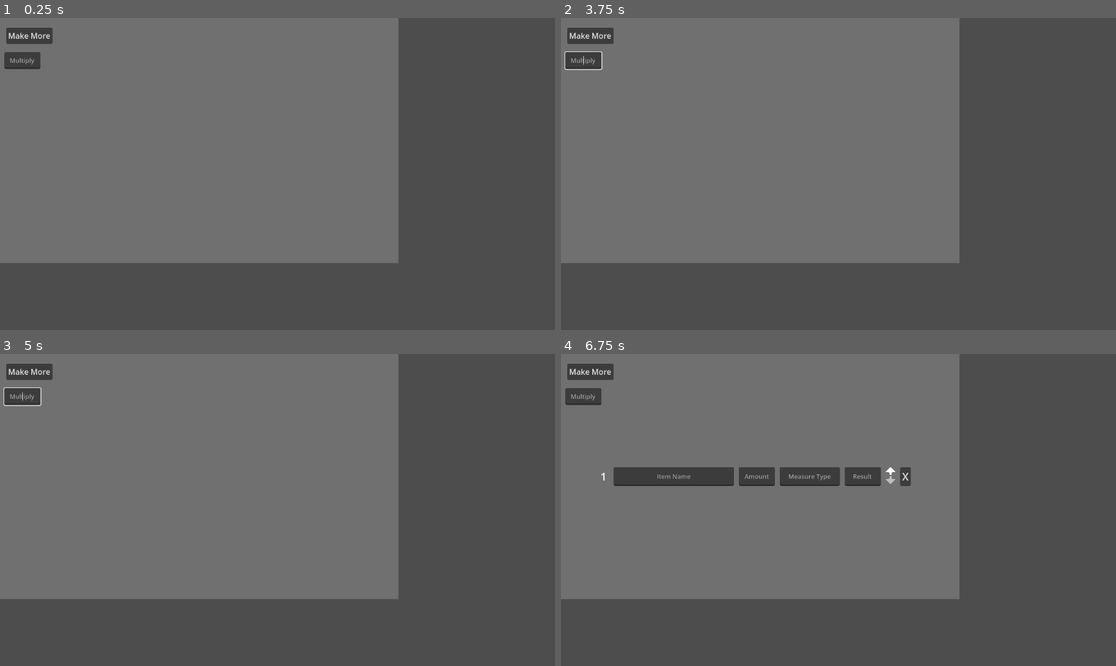
Above: before the commit, frames 1-4 (two rows, left to right).
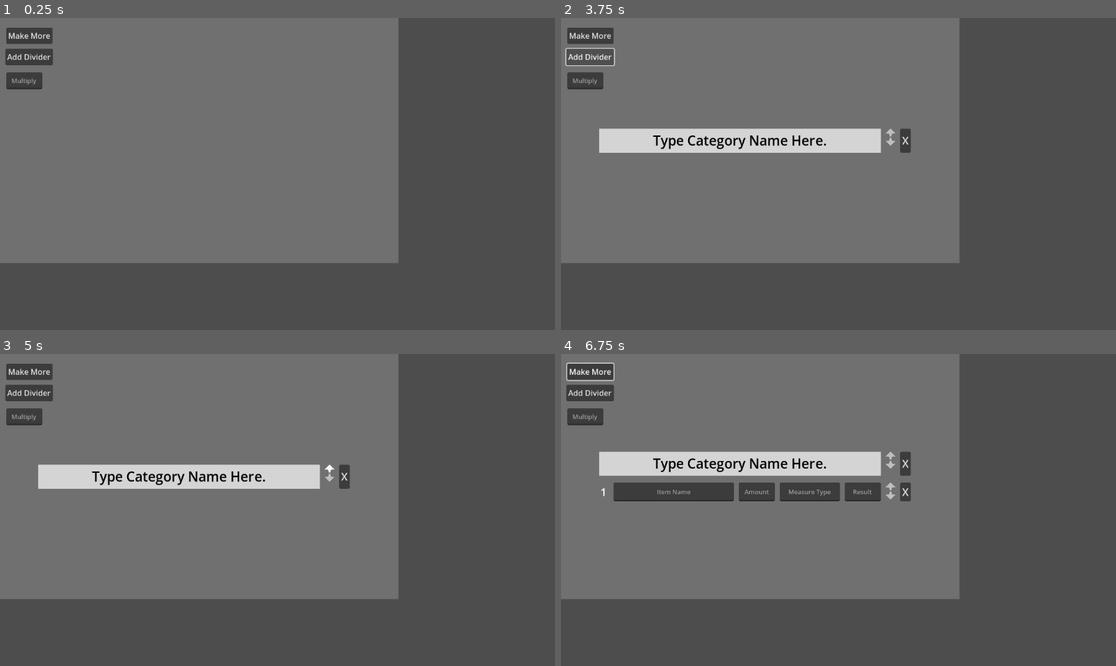
Above: after the commit, the same moments.

Repository: magicono43/Godot-4_Recipe-Assist-Tool
Game: Godot game, scene res://Scenes/Second_Scene.tscn
Same seed, same stepped clock (60 frames per second), same inputs: the game is played once before the commit and once after it. The project has no main scene, so this scene is started directly.
Inputs (mouse positions are in pixels of both pictures, inside the frame that each line leads up to):
- Up to frame 1 (0.25 s): no input
- Up to frame 2 (3.75 s): click "Make More" at 0.5 s; click (672, 139) at 1.27 s; type "Alex" at 1.35 s; click (755, 139) at 1.5 s; type "12" at 1.58 s; click (810, 139) at 1.73 s; type "12" at 1.82 s; click (860, 139) at 2.02 s; type "12" at 2.1 s; click "X" at 2.75 s; click (588, 55) at 3.5 s, where only the run after the commit has a clickable "Add Divider"
- Up to frame 3 (5 s): click (327, 469) at 4.27 s
- Up to frame 4 (6.75 s): click (888, 478) at 5.02 s; click "Make More" at 5.75 s; click (888, 472) at 6.52 s

The runs differ from the first frame. In frame 1, 0.7% of the frame differs, in the area x 0-10%, y 9-23%; in frame 2, 4.8%; in frame 3, 4.8%; in frame 4, 8.1%, in the area x 0-64%, y 2-48%.

Commit message:
Added Very Basic "Category Dividers" Button, 10/18/2025
Added Very Basic "Category Dividers" Button. What this does is add instead of a new entry to the ingredient list, it adds a "spacer" entry basically that had a large font and a place to put a name for a sub-category in a recipe or whatever. Say if you wanted 2 different sections for the ingredients, 1 for "Cake Batter" the other for "Frosting" or something like that, these "Spacer" entries allow for doing that, might polish this a slight bit more next time, if not I'll just think of and start work on the next feature, will see, 10/18/2025.

Diff:
--- a/Scenes/Second_Scene.tscn
+++ b/Scenes/Second_Scene.tscn
@@ -41,13 +41,22 @@
 action_mode = 0
 text = "Make More"
 
+[node name="Button2" type="Button" parent="."]
+layout_mode = 0
+offset_left = 11.0
+offset_top = 64.0
+offset_right = 110.0
+offset_bottom = 98.0
+action_mode = 0
+text = "Add Divider"
+
 [node name="LineEdit" type="LineEdit" parent="."]
 custom_minimum_size = Vector2(75, 35)
 layout_mode = 0
-offset_left = 9.0
-offset_top = 71.0
-offset_right = 84.0
-offset_bottom = 106.0
+offset_left = 13.0
+offset_top = 113.0
+offset_right = 88.0
+offset_bottom = 148.0
 script = ExtResource("2_2wqj3")
 
 [node name="Panel" type="Panel" parent="."]
@@ -64,4 +73,5 @@
 offset_bottom = 40.0
 script = ExtResource("4_2wqj3")
 
-[connection signal="pressed" from="Button" to="ScrollContainer/VBoxContainer" method="_on_button_pressed"]
+[connection signal="pressed" from="Button" to="ScrollContainer/VBoxContainer" method="_on_make_more_button_pressed"]
+[connection signal="pressed" from="Button2" to="ScrollContainer/VBoxContainer" method="_on_add_divider_button_pressed"]
--- a/Scripts/v_box_container.gd
+++ b/Scripts/v_box_container.gd
@@ -7,7 +7,7 @@
 	new_entry_created.connect(_on_new_entry_created)
 	entry_deleted.connect(_on_entry_deleted)
 
-func _on_button_pressed() -> void:
+func _on_make_more_button_pressed() -> void:
 
 	var custom_h_box_container = preload("res://Scripts/CustomHBoxContainer.gd").new()
 	add_child(custom_h_box_container)
@@ -89,6 +89,59 @@
 
 	emit_signal("new_entry_created", custom_h_box_container)
 
+func _on_add_divider_button_pressed() -> void:
+
+	var custom_h_box_container = preload("res://Scripts/CustomHBoxContainer.gd").new()
+	custom_h_box_container.custom_minimum_size = Vector2(550, 50)
+	add_child(custom_h_box_container)
+
+	var line_edit_1 = LineEdit.new()
+	line_edit_1.placeholder_text = "Type Category Name Here."
+	line_edit_1.alignment = HORIZONTAL_ALIGNMENT_CENTER
+	line_edit_1.custom_minimum_size = Vector2(585, 50)
+	line_edit_1.size_flags_horizontal = Control.SIZE_SHRINK_CENTER
+	line_edit_1.add_theme_font_size_override("font_size", 28)
+	line_edit_1.add_theme_color_override("font_color", Color(0, 0, 0))
+	line_edit_1.add_theme_color_override("font_placeholder_color", Color(0, 0, 0))
+	var styleBoxFlat_1: StyleBoxFlat = StyleBoxFlat.new()
+	styleBoxFlat_1.bg_color = Color(255, 255, 255, 0.7)
+	line_edit_1.add_theme_stylebox_override("normal", styleBoxFlat_1)
+	custom_h_box_container.add_child(line_edit_1)
+
+	var arrow_buttons_container = VBoxContainer.new()
+	arrow_buttons_container.custom_minimum_size = Vector2(20, 35)
+	arrow_buttons_container.size_flags_horizontal = Control.SIZE_SHRINK_CENTER
+	arrow_buttons_container.add_theme_constant_override("separation", 3)
+	arrow_buttons_container.clip_contents = true
+	custom_h_box_container.add_child(arrow_buttons_container)
+	var move_up_button = TextureButton.new()
+	move_up_button.texture_normal = load("res://Textures/Up_Arrow_Normal.png")
+	move_up_button.texture_hover = load("res://Textures/Up_Arrow_Hover.png")
+	move_up_button.texture_pressed = load("res://Textures/Up_Arrow_Pressed.png")
+	move_up_button.custom_minimum_size = Vector2(20, 16)
+	move_up_button.stretch_mode = TextureButton.STRETCH_KEEP
+	arrow_buttons_container.add_child(move_up_button)
+	move_up_button.pressed.connect(_on_change_order_pressed.bind(move_up_button, true))
+	var move_down_button = TextureButton.new()
+	move_down_button.texture_normal = load("res://Textures/Down_Arrow_Normal.png")
+	move_down_button.texture_hover = load("res://Textures/Down_Arrow_Hover.png")
+	move_down_button.texture_pressed = load("res://Textures/Down_Arrow_Pressed.png")
+	move_down_button.custom_minimum_size = Vector2(20, 16)
+	move_down_button.stretch_mode = TextureButton.STRETCH_KEEP
+	arrow_buttons_container.add_child(move_down_button)
+	move_down_button.pressed.connect(_on_change_order_pressed.bind(move_down_button, false))
+
+	var button_1 = Button.new() # Remove Entry Button
+	button_1.text = "X"
+	button_1.name = "RemoveButton"
+	button_1.custom_minimum_size = Vector2(20, 35)
+	button_1.size_flags_horizontal = Control.SIZE_SHRINK_CENTER
+	button_1.add_theme_font_size_override("font_size", 22)
+	custom_h_box_container.add_child(button_1)
+	button_1.pressed.connect(_on_remove_pressed.bind(button_1))
+
+	emit_signal("new_entry_created", custom_h_box_container)
+
 func _on_new_entry_created(newNode: Node):
 	await get_tree().process_frame
 	_update_label_numbers()
@@ -115,7 +168,7 @@
 
 	var entryNumber: int = 0
 	for entry in get_children():
-		if entry is HBoxContainer:
+		if entry is HBoxContainer and entry.get_child(0) is Label:
 			entryNumber += 1
 			entry.get_child(0).text = str(entryNumber)
 
Not shown, changed: Notes/Recipe_Assist_Tool_Notes_1.txt
